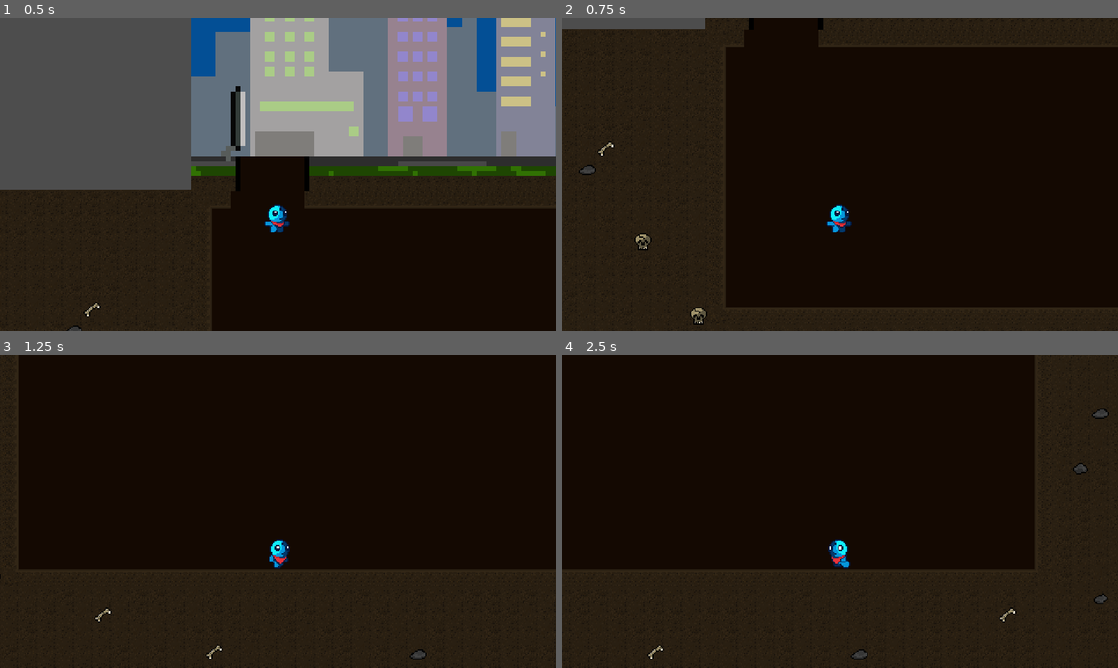
Above: before the commit, frames 1-4 (two rows, left to right).
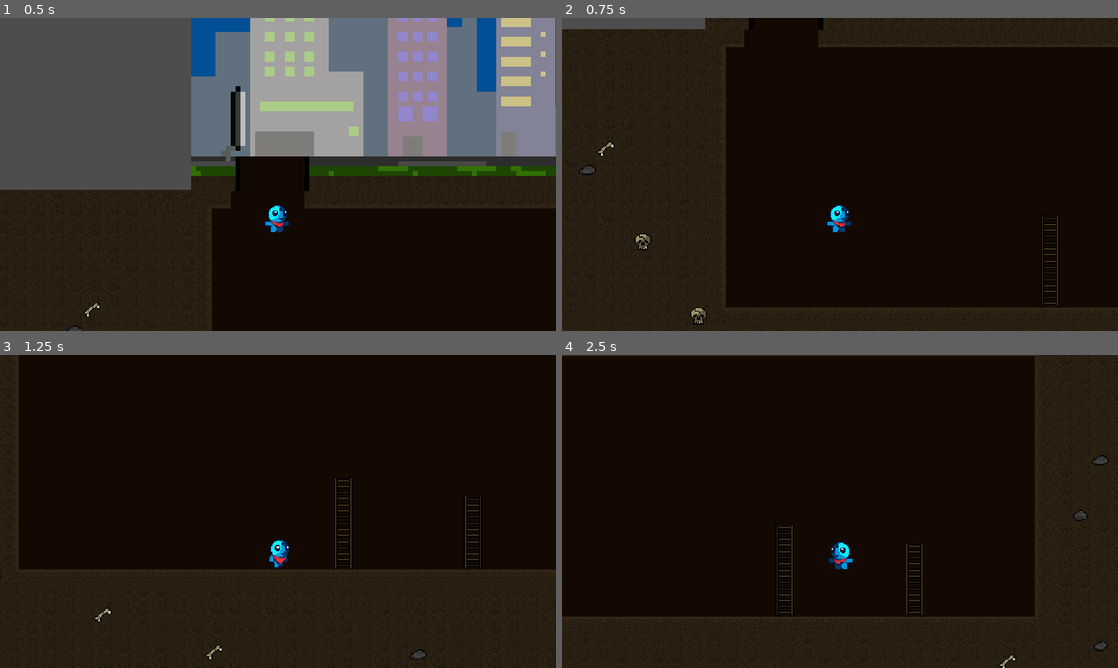
Above: after the commit, the same moments.

Repository: Final-Cake-Games/pirate-software-gamejam-14
Game: Godot game, scene res://scenes/test_level.tscn
Same seed, same stepped clock (60 frames per second), same inputs: the game is played once before the commit and once after it. The project has no main scene, so this scene is started directly.
Inputs:
- Up to frame 1 (0.5 s): no input
- Up to frame 2 (0.75 s): hold D (move_right) from 0.53 s (still down)
- Up to frame 3 (1.25 s): keep holding D (move_right); tap Space (jump) at 0.77 s
- Up to frame 4 (2.5 s): tap Space (jump) at 1.52 s; release D (move_right) at 2.03 s; hold A (move_left) from 2.03 s (still down)

Frame 1 is identical in both runs. In frame 2, 0.2% of the frame differs, in the area x 86-90%, y 63-92%; in frame 3, 0.4%; in frame 4, 3.8%, in the area x 0-99%, y 0-100%.

Commit message:
Test scene remake for ladder testing

Diff:
--- a/scenes/test_level.tscn
+++ b/scenes/test_level.tscn
@@ -1,13 +1,17 @@
-[gd_scene load_steps=4 format=3 uid="uid://dpm61pyitf6as"]
+[gd_scene load_steps=5 format=3 uid="uid://dpm61pyitf6as"]
 
-[ext_resource type="PackedScene" uid="uid://br4wnraktcpsf" path="res://scenes/tile_map.tscn" id="1_rc7nl"]
+[ext_resource type="PackedScene" uid="uid://br4wnraktcpsf" path="res://scenes/level_tile_map.tscn" id="1_rc7nl"]
 [ext_resource type="Texture2D" uid="uid://ncfdrlcs0uxs" path="res://assets/city.png" id="2_6g3pb"]
+[ext_resource type="PackedScene" uid="uid://0msmbwsgdvkq" path="res://scenes/ladder_tile_map.tscn" id="2_urrya"]
 [ext_resource type="PackedScene" uid="uid://8v6t1lkk3nv8" path="res://scenes/player.tscn" id="3_gw6fe"]
 
 [node name="TestLevel" type="Node2D"]
 
 [node name="TileMap" parent="." instance=ExtResource("1_rc7nl")]
 layer_0/tile_data = PackedInt32Array(393215, 0, 0, 327680, 65536, 0, 327685, 65536, 0, 327686, 65536, 0, 327687, 65536, …(44187 unchanged characters)…
+
+[node name="LadderTileMap" parent="." instance=ExtResource("2_urrya")]
+layer_0/tile_data = PackedInt32Array(1245201, 0, 2, 1179665, 0, 1, 1114129, 0, 1, 1048593, 0, 1, 983057, 0, 0, 1245208, 0, 2, 1179672, 0, 1, 1114136, 0, 1, 1048600, 0, 0)
 
 [node name="City" type="Sprite2D" parent="."]
 position = Vector2(237, -65)
